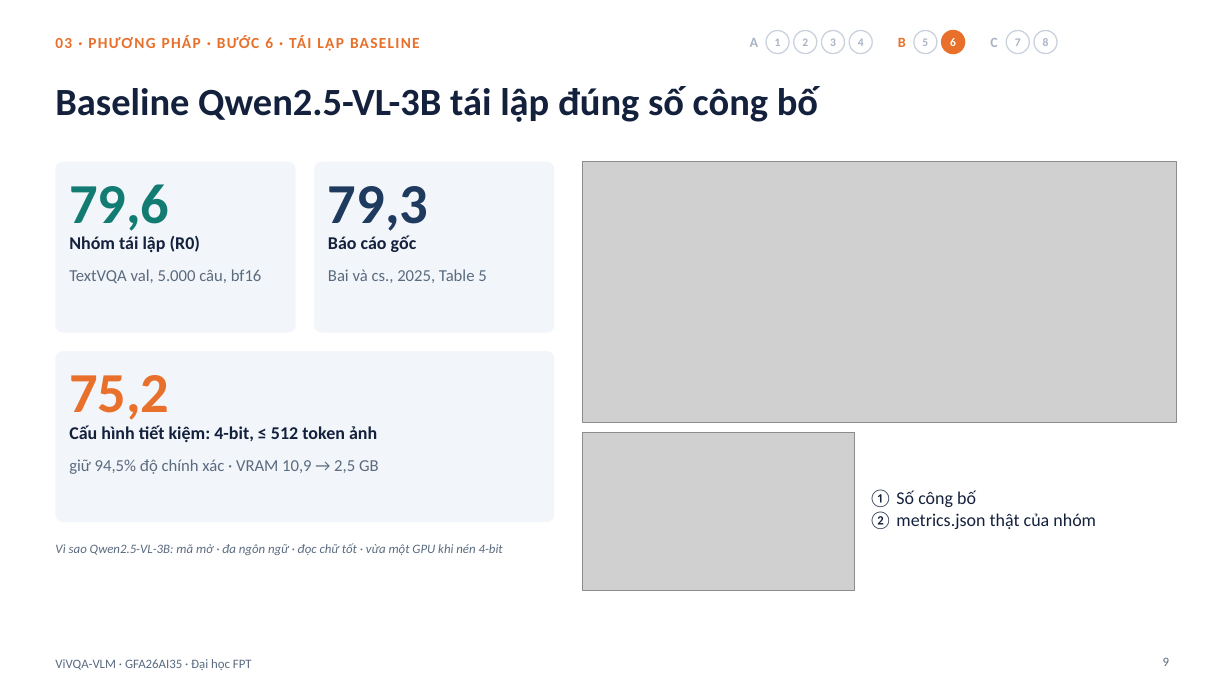
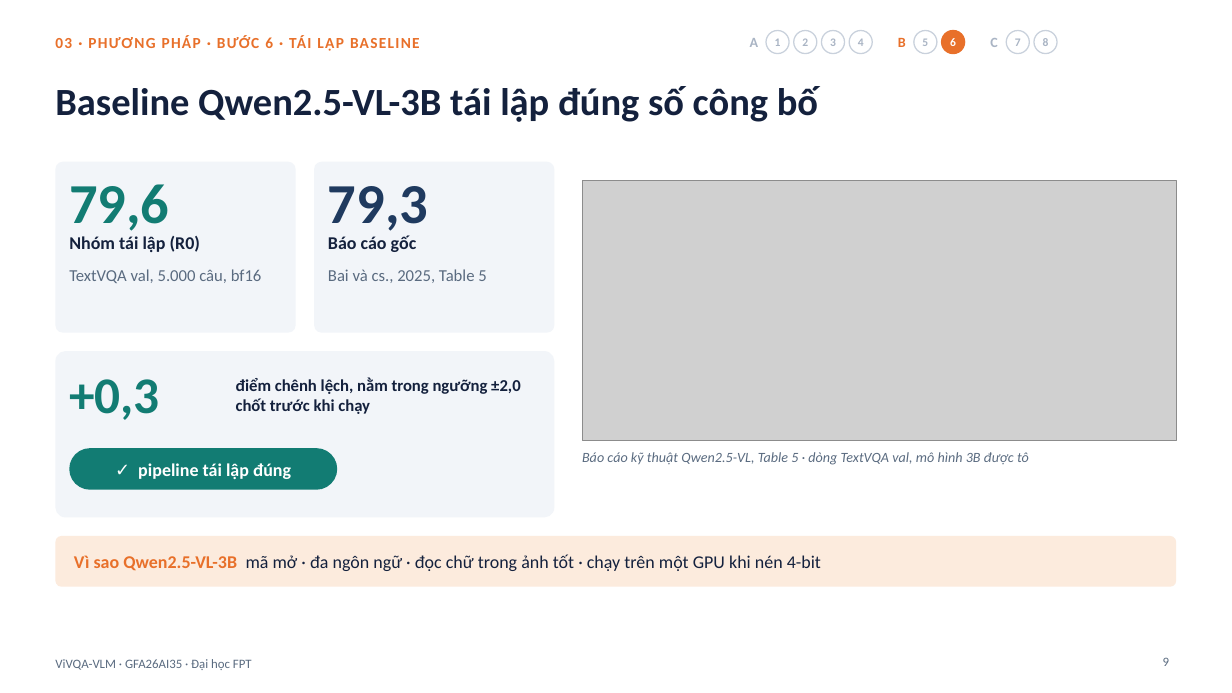
Before and after one commit to PLHGNAOH/ViVQA-VLM, a slide deck: slide 9 of docs/04_slides/KLTN_TV_Short.pptx. Drawn at 1232x693 pixels with LibreOffice and Linux fonts; fonts in the diff are those of the drawing; grey boxes stand for pictures; background and template pictures are left out. Boxes give left, top, right and bottom in pixels: in the first picture for what was removed or moved away, otherwise in the second. Text is boxed around its words. In the diff, an @@ line names an element or a change of style, - is before the commit and + after.

```diff
--- a/docs/04_slides/KLTN_TV_Short.pptx
+++ b/docs/04_slides/KLTN_TV_Short.pptx
@@ picture: place and size @@
-picture at [582, 162, 1177, 422]
+picture at [582, 180, 1177, 441]
@@ rounded rectangle: place and size @@
-rounded rectangle at [55, 351, 555, 522]
+rounded rectangle at [55, 351, 555, 518]
@@ rounded rectangle at [55, 351, 555, 518]: proportions changed @@
@@ text removed at [69, 375, 169, 426] @@
-75,2
@@ text added at [69, 379, 160, 420], 40 pt, text #127C73, bold @@
++0,3
@@ text added at [236, 378, 520, 414], 13 pt, text #14213D, bold @@
+điểm chênh lệch, nằm trong ngưỡng ±2,0 chốt trước khi chạy
@@ text removed at [69, 425, 377, 442] @@
-Cấu hình tiết kiệm: 4-bit, ≤ 512 token ảnh
@@ rounded rectangle added at [69, 448, 337, 490], fill #127C73 @@
@@ picture removed at [582, 433, 855, 591] @@
@@ text removed at [69, 459, 379, 474] @@
-giữ 94,5% độ chính xác · VRAM 10,9 → 2,5 GB
@@ text added at [138, 463, 291, 479], 14 pt, text #FFFFFF, bold @@
+✓ pipeline tái lập đúng
@@ text added at [582, 452, 1029, 465], 11 pt, text #5A6B80, italic @@
+Báo cáo kỹ thuật Qwen2.5-VL, Table 5 · dòng TextVQA val, mô hình 3B được tô
@@ text removed at [869, 489, 1096, 529] @@
-① Số công bố
-② metrics.json thật của nhóm
@@ rounded rectangle added at [55, 536, 1177, 587], fill #FCEBDD @@
@@ text "Vì sao Qwen2.5-VL-3B mã mở ..." at [74, 554, 821, 571]: vertical alignment top to middle @@
@@ text at [74, 554, 821, 571]: text changed; size 10 to 14 pt; text colour #5A6B80 to #14213D; italic off @@
-Vì sao Qwen2.5-VL-3B: mã mở · đa ngôn ngữ · đọc chữ tốt · vừa một GPU khi nén 4-bit
+Vì sao Qwen2.5-VL-3B mã mở · đa ngôn ngữ · đọc chữ trong ảnh tốt · chạy trên một GPU khi nén 4-bit
```
Also in this commit, not shown: 2 other slides changed, 1 other file.
